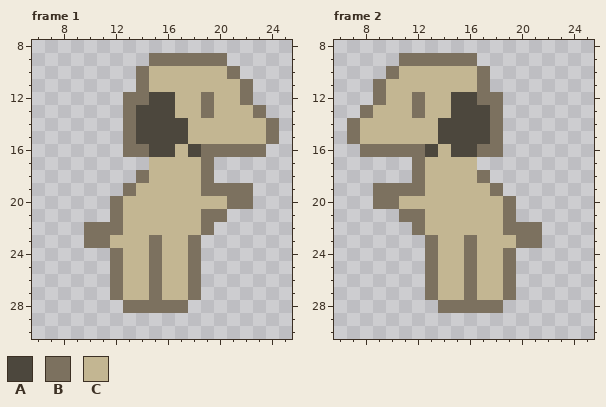
Pixel-art file -- art/player.aseprite. The picture above is the old version.
32x32 pixels, 2 frames. Shown: frame 1: x 6..25, y 8..30; frame 2: x 6..25, y 8..30.
Palette (. is transparent): A #4c473d  B #7c715f  C #c3b692
Pixels before, frame 1, first column x 10:
 9 .....BBBBBB....
10 ....BCCCCCCB...
11 ....BCCCCCCCB..
12 ...BBAACCBCCB..
13 ...BAAACCBCCCB.
14 ...BAAAACCCCCCB
15 ...BAAAACCCCCCB
16 ...BBAACABBBBB.
17 .....CCCCB.....
18 ....BCCCCB.....
19 ...BCCCCCBBBB..
20 ..BCCCCCCCCBB..
21 ..BCCCCCCBB....
22 BBBCCCCCCB.....
23 BBCCCBCCB......
24 ..BCCBCCB......
25 ..BCCBCCB......
26 ..BCCBCCB......
27 ..BCCBCCB......
28 ...BBBBB.......
Pixels before, frame 2, first column x 7:
 9 ....BBBBBB.....
10 ...BCCCCCCB....
11 ..BCCCCCCCB....
12 ..BCCBCCAABB...
13 .BCCCBCCAAAB...
14 BCCCCCCAAAAB...
15 BCCCCCCAAAAB...
16 .BBBBBACAABB...
17 .....BCCCC.....
18 .....BCCCCB....
19 ..BBBBCCCCCB...
20 ..BBCCCCCCCCB..
21 ....BBCCCCCCB..
22 .....BCCCCCCBBB
23 ......BCCBCCCBB
24 ......BCCBCCB..
25 ......BCCBCCB..
26 ......BCCBCCB..
27 ......BCCBCCB..
28 .......BBBBB...
After the commit:
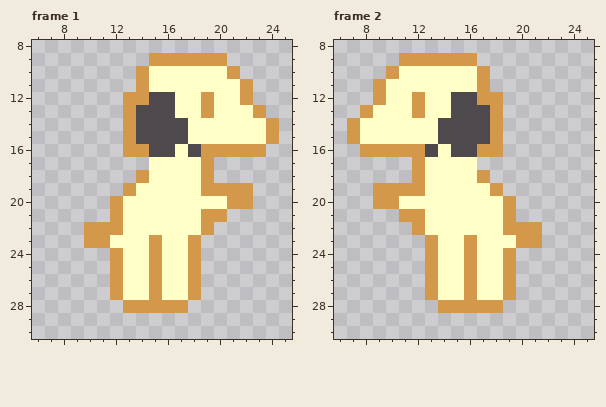
The edit:
colour A: #4c473d -> #4e494c
colour B: #7c715f -> #d4984a
colour C: #c3b692 -> #ffffc7
